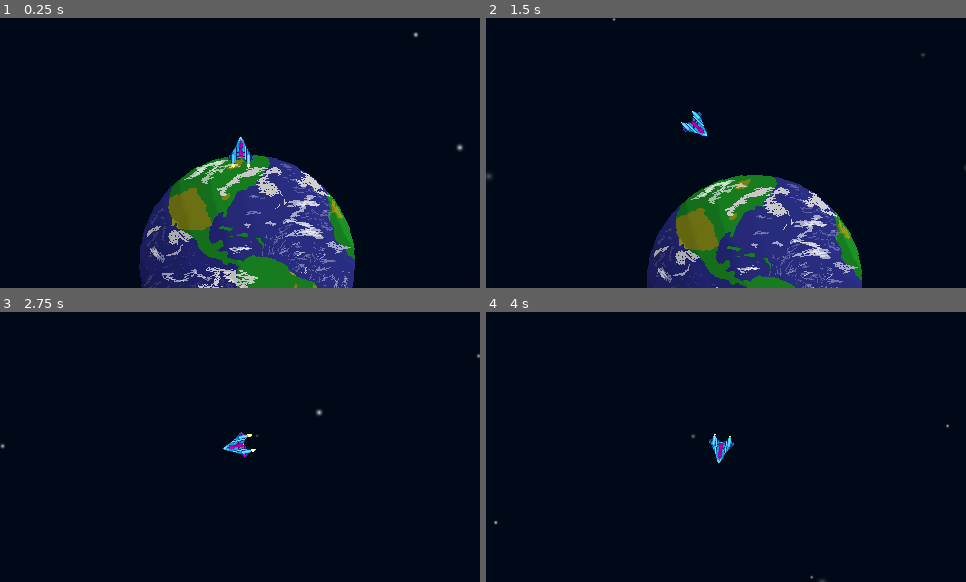
Above: before the commit, frames 1-4 (two rows, left to right).
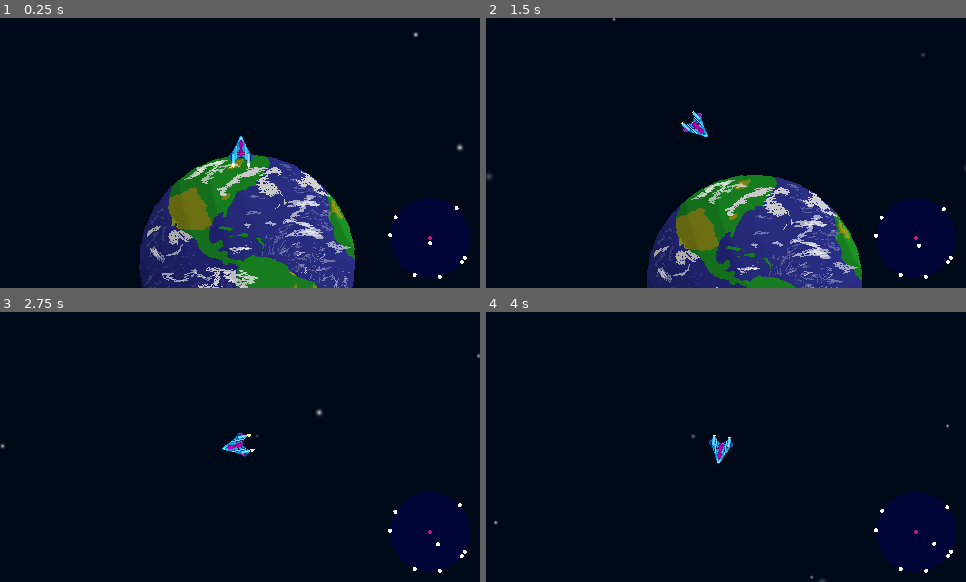
Above: after the commit, the same moments.

Repository: larissalvl/Space-game-godot
Game: Godot game, scene res://fase.tscn
Same seed, same stepped clock (60 frames per second), same inputs: the game is played once before the commit and once after it.
Inputs:
- Up to frame 1 (0.25 s): no input
- Up to frame 2 (1.5 s): tap Enter at 0.5 s; hold Right (paraDireita) 0.53-1.28 s; hold Z (Acelerar) 0.53-1.28 s; hold Down (paraTras) from 1.28 s (still down); tap Z (Acelerar) at 1.35 s
- Up to frame 3 (2.75 s): release Down (paraTras) at 2.03 s; hold Right (paraDireita) from 2.03 s (still down); hold Z (Acelerar) from 2.03 s (still down)
- Up to frame 4 (4 s): release Right (paraDireita) at 2.78 s; release Z (Acelerar) at 2.78 s; hold Up (paraFrente) 2.78-3.53 s; tap Z (Acelerar) at 2.85 s; hold Left (paraEsquerda) from 3.53 s (still down); hold Z (Acelerar) from 3.53 s (still down)

The runs differ from the first frame. In frame 1, 4.1% of the frame differs, in the area x 47-98%, y 43-97%; in frame 2, 4.1%; in frame 3, 4.1%, in the area x 46-98%, y 44-97%; in frame 4, 4.1%.

Commit message:
Adicionar multiplas estrelas

Diff:
--- a/fase.tscn
+++ b/fase.tscn
@@ -11,6 +11,7 @@
 [ext_resource type="Texture2D" uid="uid://cx7xwql0kogjm" path="res://SaturnProv.png" id="8_v5dtk"]
 [ext_resource type="Texture2D" uid="uid://c8fl0r3om7dx8" path="res://UranoProv.png" id="9_tq5n8"]
 [ext_resource type="Texture2D" uid="uid://bgacojomppcyg" path="res://NetunoProv.png" id="10_3hdrk"]
+[ext_resource type="Script" uid="uid://d2xd014tkqm4d" path="res://mini_map.gd" id="12_ha42c"]
 
 [sub_resource type="SpriteFrames" id="SpriteFrames_ihpo2"]
 
@@ -23,48 +24,65 @@
 [node name="Estrelas" type="AnimatedSprite2D" parent="Background" unique_id=249931261]
 sprite_frames = SubResource("SpriteFrames_ihpo2")
 
-[node name="Earth" type="Sprite2D" parent="." unique_id=895814719]
+[node name="Earth" type="Sprite2D" parent="." unique_id=895814719 groups=["planetas"]]
 position = Vector2(465.99997, 440)
 rotation = 0.050614547
 texture = ExtResource("3_qcukj")
 
-[node name="Mars" type="Sprite2D" parent="." unique_id=1426290201]
+[node name="Mars" type="Sprite2D" parent="." unique_id=1426290201 groups=["planetas"]]
 position = Vector2(1702, -1060)
 scale = Vector2(0.53, 0.53)
 texture = ExtResource("4_vyao0")
 
-[node name="Mercury" type="Sprite2D" parent="." unique_id=684520471]
+[node name="Mercury" type="Sprite2D" parent="." unique_id=684520471 groups=["planetas"]]
 position = Vector2(-3467, 59)
 scale = Vector2(0.38, 0.38)
 texture = ExtResource("5_mtfop")
 
-[node name="VenusProv" type="Sprite2D" parent="." unique_id=568720502]
+[node name="VenusProv" type="Sprite2D" parent="." unique_id=568720502 groups=["planetas"]]
 position = Vector2(-2780, -1606)
 scale = Vector2(0.95, 0.95)
 texture = ExtResource("6_pxy8h")
 
-[node name="JupiterProv" type="Sprite2D" parent="." unique_id=2121064669]
+[node name="JupiterProv" type="Sprite2D" parent="." unique_id=2121064669 groups=["planetas"]]
 position = Vector2(10538, 7923)
 scale = Vector2(10.97, 10.97)
 texture = ExtResource("7_ha42c")
 
-[node name="SaturnProv" type="Sprite2D" parent="." unique_id=596197587]
+[node name="SaturnProv" type="Sprite2D" parent="." unique_id=596197587 groups=["planetas"]]
 position = Vector2(6966, 26234)
 scale = Vector2(9.14, 9.14)
 texture = ExtResource("8_v5dtk")
 
-[node name="UranoProv" type="Sprite2D" parent="." unique_id=491449340]
+[node name="UranoProv" type="Sprite2D" parent="." unique_id=491449340 groups=["planetas"]]
 position = Vector2(-21301, 52340)
 scale = Vector2(3.98, 3.98)
 texture = ExtResource("9_tq5n8")
 
-[node name="NetunoProv" type="Sprite2D" parent="." unique_id=50478450]
+[node name="NetunoProv" type="Sprite2D" parent="." unique_id=50478450 groups=["planetas"]]
 position = Vector2(77329, 43667)
 scale = Vector2(3.86, 3.86)
 texture = ExtResource("10_3hdrk")
 
-[node name="Ship" parent="." unique_id=639437660 instance=ExtResource("1_4o364")]
+[node name="Ship" parent="." unique_id=639437660 groups=["nave"] instance=ExtResource("1_4o364")]
 position = Vector2(460, 336)
 
 [node name="Camera2D" type="Camera2D" parent="Ship" unique_id=2041869731]
 position_smoothing_enabled = true
+
+[node name="HUD" type="CanvasLayer" parent="." unique_id=127837447]
+
+[node name="miniMap" type="Control" parent="HUD" unique_id=1090034583]
+layout_mode = 3
+anchors_preset = 3
+anchor_left = 1.0
+anchor_top = 1.0
+anchor_right = 1.0
+anchor_bottom = 1.0
+offset_left = -90.0
+offset_top = -90.0
+offset_right = -50.0
+offset_bottom = -50.0
+grow_horizontal = 0
+grow_vertical = 0
+script = ExtResource("12_ha42c")
--- /dev/null
+++ b/mini_map.gd
@@ -0,0 +1,39 @@
+extends Control
+
+const RAIO_MINIMAP := 40.0
+
+# quantos pixels do MUNDO viram 1 pixel do minimap — controla o "zoom" do radar
+# começa com esse valor e ajusta testando: se os planetas somem rápido demais
+# (ficam grudados na borda o tempo todo), diminui esse número
+const ESCALA := 0.05
+
+func _process(delta: float) -> void:
+	queue_redraw()
+
+func _draw() -> void:
+	var centro := Vector2(RAIO_MINIMAP, RAIO_MINIMAP)
+
+	draw_circle(centro, RAIO_MINIMAP, Color(0.0, 0.0, 0.318, 0.537))
+
+	var nave := get_tree().get_first_node_in_group("nave")
+	if nave == null:
+		return
+
+	var planetas := get_tree().get_nodes_in_group("planetas")
+
+	for planeta in planetas:
+		var direcao: Vector2 = planeta.global_position - nave.global_position
+		var pos_radar: Vector2 = direcao * ESCALA
+
+		# .length() = o tamanho do vetor (a distância, via Pitágoras: sqrt(x²+y²))
+		# se o planeta "encolhido" ainda cai fora do círculo do radar...
+		if pos_radar.length() > RAIO_MINIMAP:
+			# .normalized() = mesmo vetor, mas com tamanho 1 (só a direção, sem a distância)
+			# multiplicando pelo RAIO_MINIMAP, ele "gruda" exatamente na borda do radar,
+			# na direção certa — assim você sempre sabe PRA ONDE ir, mesmo se não sabe
+			# a distância exata
+			pos_radar = pos_radar.normalized() * RAIO_MINIMAP
+
+		draw_circle(centro + pos_radar, 2.0, Color.WHITE)  # cor genérica por enquanto
+
+	draw_circle(centro, 2.0, Color(0.824, 0.09, 0.486, 1.0))
--- a/nave.tscn
+++ b/nave.tscn
@@ -27,13 +27,15 @@
 }]
 
 [sub_resource type="CircleShape2D" id="CircleShape2D_ltewx"]
-radius = 40.0
+radius = 19.026299
 
 [node name="Nave" type="CharacterBody2D" unique_id=639437660]
 position = Vector2(387, 188)
 script = ExtResource("1_jemat")
+metadata/_edit_group_ = true
 
 [node name="AnimatedSprite2D" type="AnimatedSprite2D" parent="." unique_id=1231320679]
+position = Vector2(0.2000122, -0.80000305)
 scale = Vector2(0.3, 0.3)
 sprite_frames = SubResource("SpriteFrames_gxb6x")
 animation = &"nave"
@@ -41,5 +43,5 @@
 frame_progress = 0.9821299
 
 [node name="CollisionShape2D" type="CollisionShape2D" parent="." unique_id=1492638287]
-position = Vector2(0.99998975, 1)
+position = Vector2(1.2000008, 0.19999695)
 shape = SubResource("CircleShape2D_ltewx")
Not shown, added: mini_map.gd.uid
